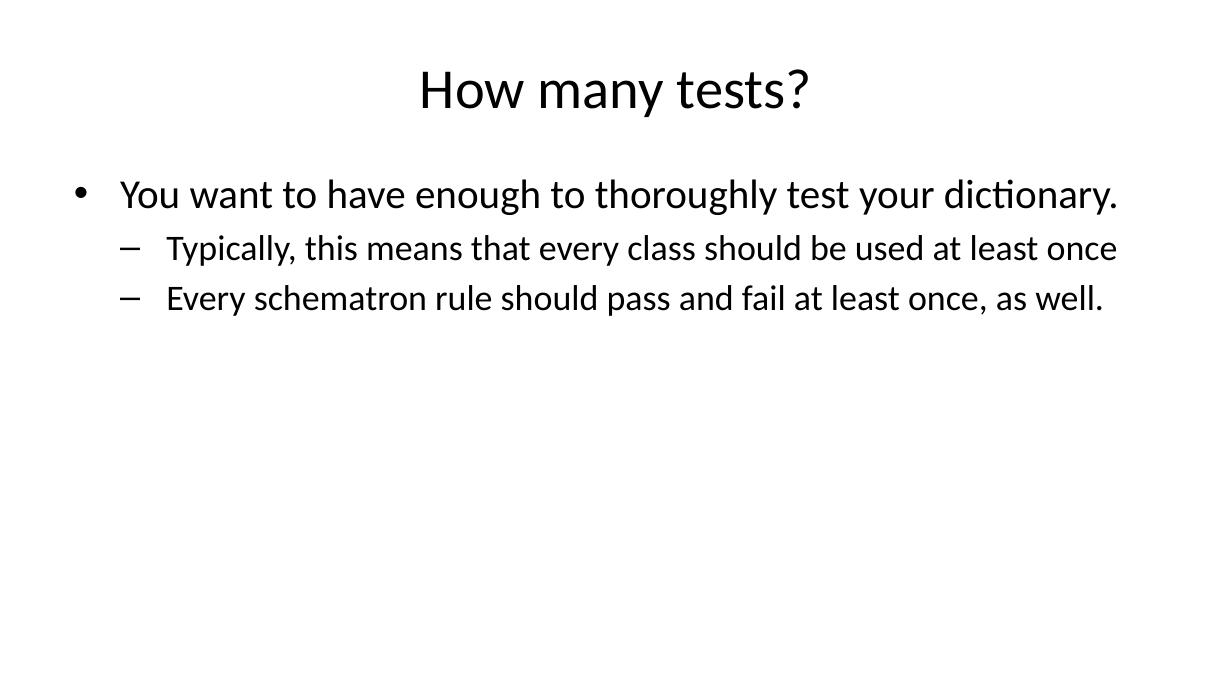
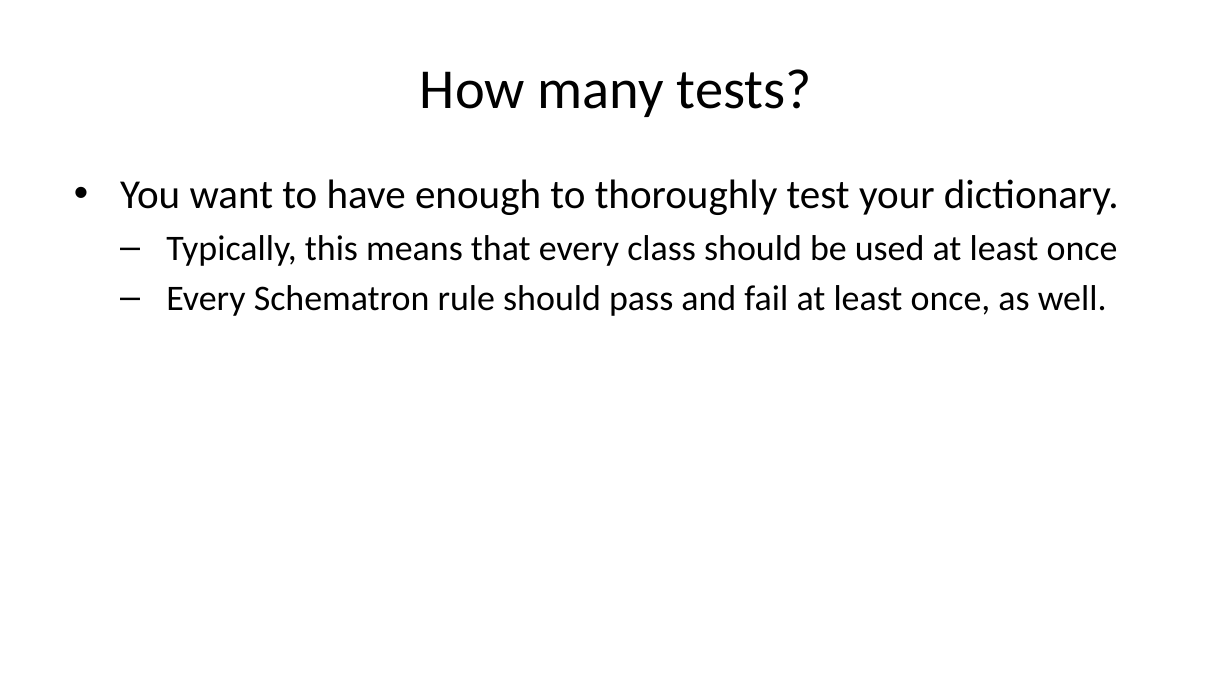
Before and after one commit to sbn-psi/dmsp, a slide deck: slide 13 of LDDTesting/stone-LDDTestingTechniques.pptx. Drawn at 1232x693 pixels with LibreOffice and Linux fonts; fonts in the diff are those of the drawing. Boxes give left, top, right and bottom in pixels: in the first picture for what was removed or moved away, otherwise in the second. Text is boxed around its words. In the diff, an @@ line names an element or a change of style, - is before the commit and + after.

```diff
--- a/LDDTesting/stone-LDDTestingTechniques.pptx
+++ b/LDDTesting/stone-LDDTestingTechniques.pptx
@@ text at [166,285,1107,316]: text changed @@
-  – Every schematron rule should pass and fail at least once, as well.
+  – Every Schematron rule should pass and fail at least once, as well.
```
Also in this commit, not shown: 3 other slides changed, 5 other files.
